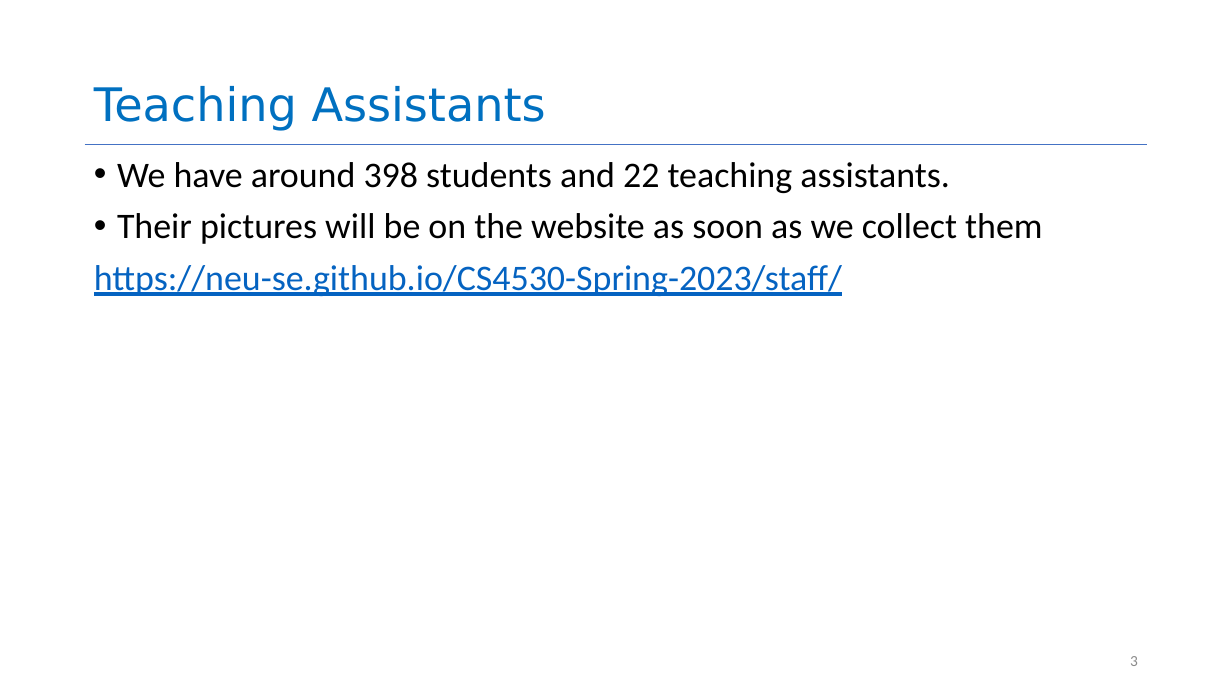
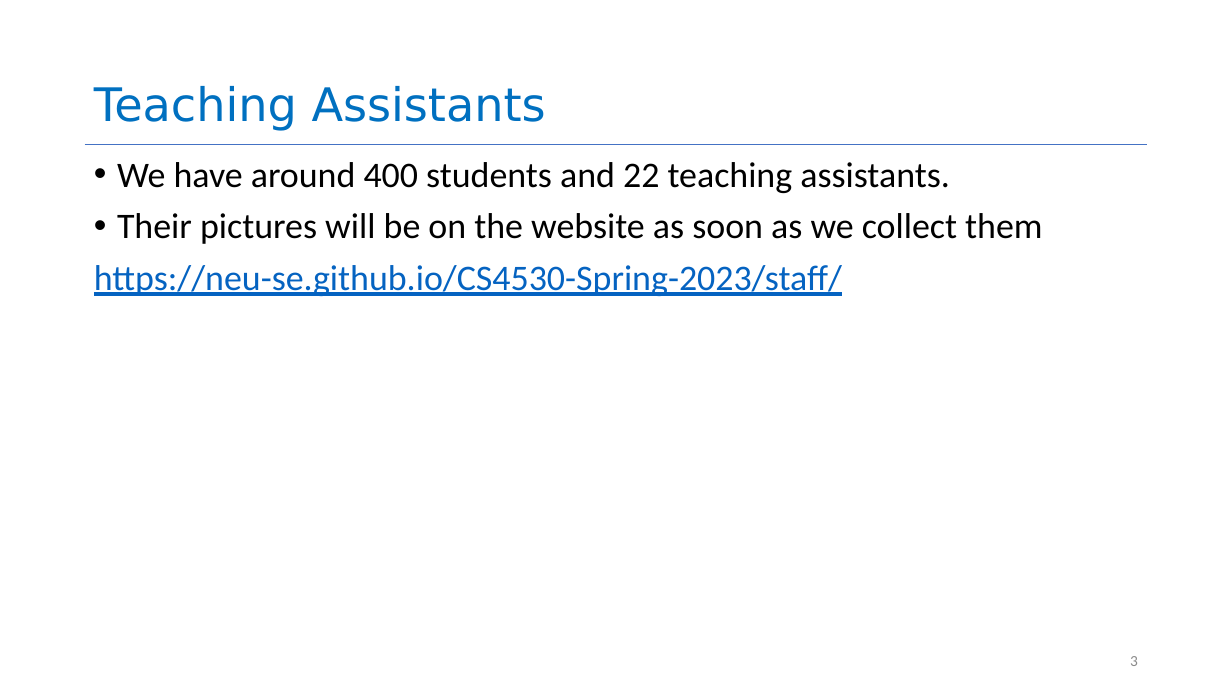
Before and after one commit to neu-se/CS4530-Spring-2023, a slide deck: slide 3 of Slides/Module 01.1 Course Introduction.pptx. Drawn at 1232x693 pixels with LibreOffice and Linux fonts; fonts in the diff are those of the drawing. Boxes give left, top, right and bottom in pixels: in the first picture for what was removed or moved away, otherwise in the second. Text is boxed around its words. In the diff, an @@ line names an element or a change of style, - is before the commit and + after.

```diff
--- a/Slides/Module 01.1 Course Introduction.pptx
+++ b/Slides/Module 01.1 Course Introduction.pptx
@@ text at [117, 162, 950, 193]: text changed @@
-• We have around 398 students and 22 teaching assistants.
+• We have around 400 students and 22 teaching assistants.
```
Also in this commit, not shown: 2 other slides changed, 3 other files.
